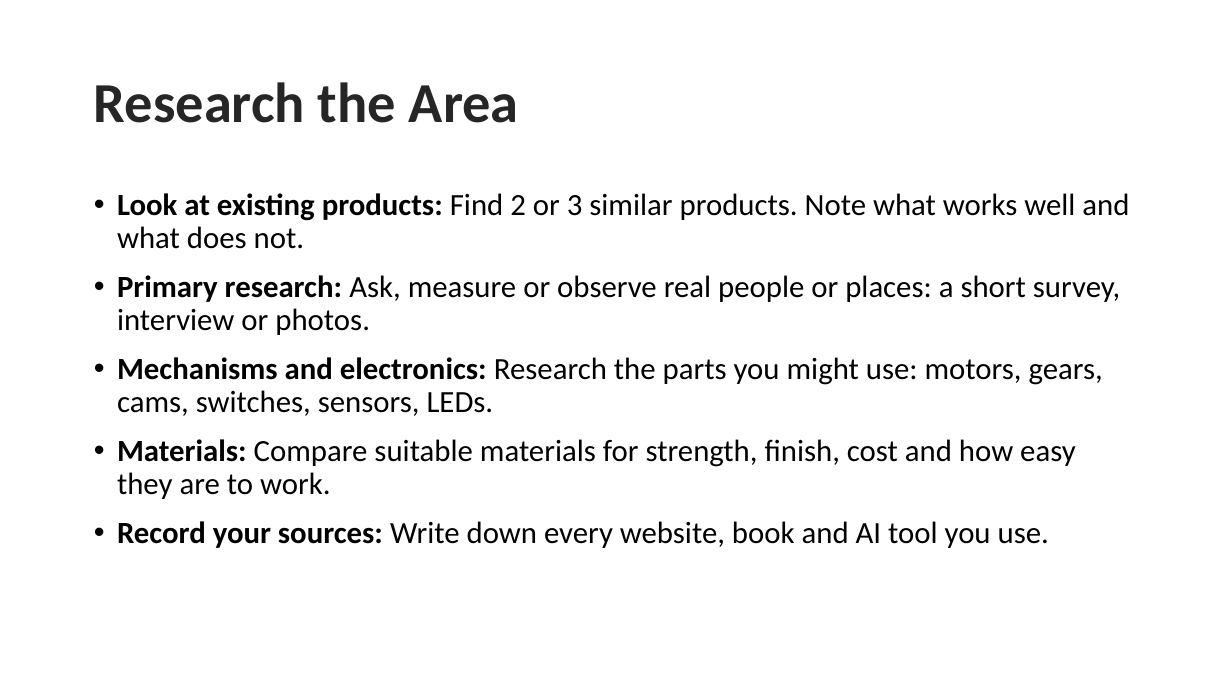
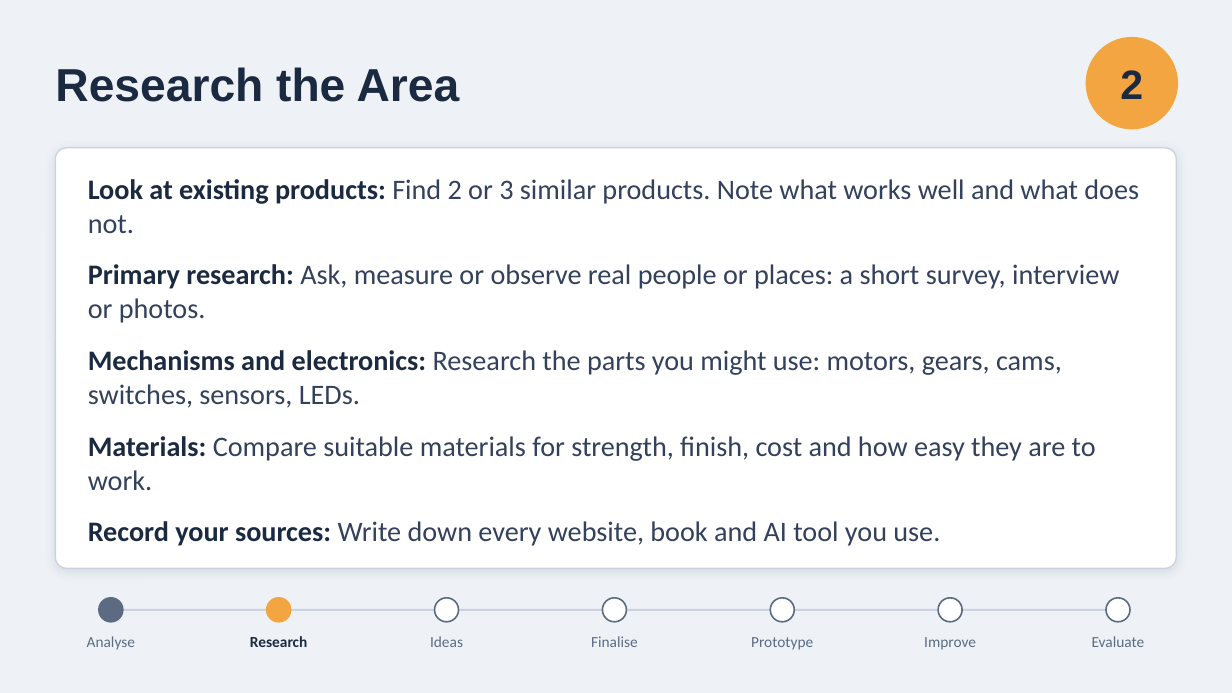
Before and after one commit to madstats26/Technology, a slide deck: slide 3 of project/design-process.pptx. Drawn at 1232x693 pixels with LibreOffice and Linux fonts; fonts in the diff are those of the drawing; background and template pictures are left out. Boxes give left, top, right and bottom in pixels: in the first picture for what was removed or moved away, otherwise in the second. Text is boxed around its words. In the diff, an @@ line names an element or a change of style, - is before the commit and + after.

```diff
--- a/project/design-process.pptx
+++ b/project/design-process.pptx
@@ background picture (left out) to #EEF2F7 @@
@@ title "Research the Area": place and size @@
-title "Research the Area" at bbox=[94, 82, 519, 123]
+title "Research the Area" at bbox=[55, 67, 460, 102]
@@ title "Research the Area" at bbox=[55, 67, 460, 102]: size 44 to 36 pt, font Calibri to Arial, text colour #262626 to #1B2A41, letter outline #FFFFFF 1.06 pt to none; line spacing 0.9 to 1 @@
@@ ellipse added at bbox=[1086, 37, 1178, 129], fill #F2A541 @@
@@ text added at bbox=[1120, 70, 1143, 99], 32 pt, text #1B2A41, bold @@
+2
@@ rounded rectangle added at bbox=[55, 148, 1177, 568], fill #FFFFFF, outline #C9D2DE 1 pt @@
@@ text "Look at existing products: Find ...": place and size @@
-text "Look at existing products: Find ..." at bbox=[117, 193, 1129, 548]
+text "Look at existing products: Find ..." at bbox=[88, 179, 1139, 546]
@@ text "Look at existing products: Find ..." at bbox=[88, 179, 1139, 546]: size 24 to 22 pt; text colour #000000 to #1B2A41 in "Look at existing products:", "Primary research:", "Mechanisms and electronics:", "Materials:" and 1 more places; text colour #000000 to #33415C in "Find 2 or 3 similar products. Note ...", "Ask, measure or observe real people or ...", "Research the parts you might use: motors, ...", "Compare suitable materials for strength, finish, cost ..." and 1 more places; indent changed; line spacing 0.9 to 1; less space between paragraphs; more space between paragraphs @@
@@ ellipse added at bbox=[99, 598, 123, 622], fill #5C6B82, outline #5C6B82 1.25 pt @@
@@ ellipse added at bbox=[267, 598, 291, 622], fill #F2A541, outline #F2A541 1.25 pt @@
@@ ellipse added at bbox=[434, 598, 458, 622], fill #FFFFFF, outline #5C6B82 1.25 pt @@
@@ ellipse added at bbox=[603, 598, 627, 622], fill #FFFFFF, outline #5C6B82 1.25 pt @@
@@ ellipse added at bbox=[771, 598, 795, 622], fill #FFFFFF, outline #5C6B82 1.25 pt @@
@@ ellipse added at bbox=[938, 598, 962, 622], fill #FFFFFF, outline #5C6B82 1.25 pt @@
@@ ellipse added at bbox=[1106, 598, 1130, 622], fill #FFFFFF, outline #5C6B82 1.25 pt @@
@@ line added from (111, 610) to (1118, 610), #C9D2DE 1.5 pt @@
@@ text added at bbox=[87, 636, 135, 650], 12 pt, text #5C6B82 @@
+Analyse
@@ text added at bbox=[250, 636, 308, 647], 12 pt, text #1B2A41, bold @@
+Research
@@ text added at bbox=[430, 636, 463, 647], 12 pt, text #5C6B82 @@
+Ideas
@@ text added at bbox=[591, 636, 638, 647], 12 pt, text #5C6B82 @@
+Finalise
@@ text added at bbox=[751, 637, 813, 650], 12 pt, text #5C6B82 @@
+Prototype
@@ text added at bbox=[924, 637, 976, 650], 12 pt, text #5C6B82 @@
+Improve
@@ text added at bbox=[1092, 636, 1145, 647], 12 pt, text #5C6B82 @@
+Evaluate
```
Also in this commit, not shown: 6 other slides changed, 1 slide added, 1 slide removed.
